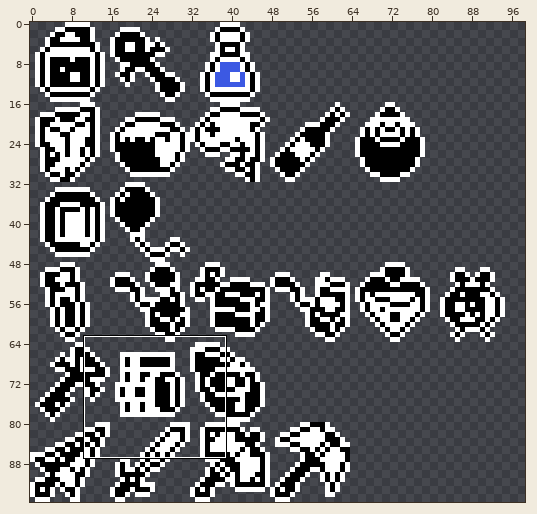
Two states of a sprite sheet, assets/icons-item.png. Above: a wide view before the commit, with the close-up outlined.
Close-up. Old version:
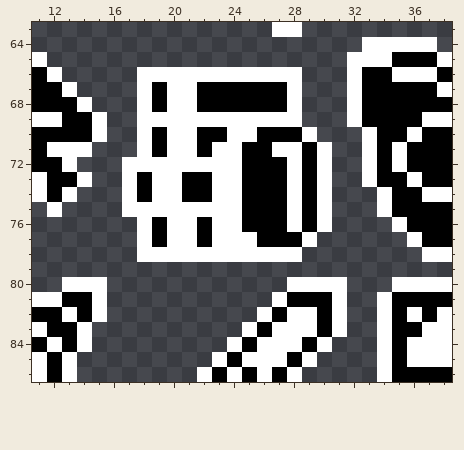
The file is 112x96 pixels. Shown: x 11..38, y 63..86. The wide view leaves out empty margins.
New version:
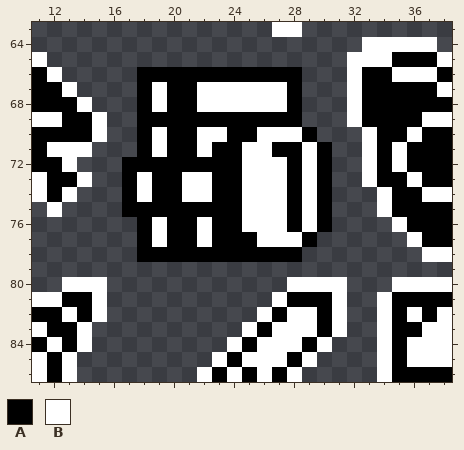
Palette (. is transparent): A #000000  B #ffffff
What changed:
@@ x 15..32 @@
 65 .................B
-66 ...BBBBBBBBBBB...B
-67 ...BABBAAAAAAB...B
-68 ...BABBAAAAAAB...B
-69 B..BBBBBBBBBBB...B
-70 B..BABBAABBAAAB...
-71 ...BABBABBAABBAB..
-72 ..BBBBBBBBAAABAB..
-73 ..BABBAABBAAABAB..
-74 ..BABBAABBAAABAB..
-75 ..BBBBBBBBAAABAB..
-76 ...BABBABBAAABAB..
-77 ...BABBABBBAAAB...
-78 ...BBBBBBBBBBB....
+66 ...AAAAAAAAAAA...B
+67 ...ABAABBBBBBA...B
+68 ...ABAABBBBBBA...B
+69 B..AAAAAAAAAAA...B
+70 B..ABAABBAABBBA...
+71 ...ABAABAABBAABA..
+72 ..AAAAAAAABBBABA..
+73 ..ABAABBAABBBABA..
+74 ..ABAABBAABBBABA..
+75 ..AAAAAAAABBBABA..
+76 ...ABAABAABBBABA..
+77 ...ABAABAAABBBA...
+78 ...AAAAAAAAAAA....
 79 ..................
Changed places in both close-ups, as pixel boxes (x1, y1, x2, y2):
changed: (122, 67, 332, 262)
